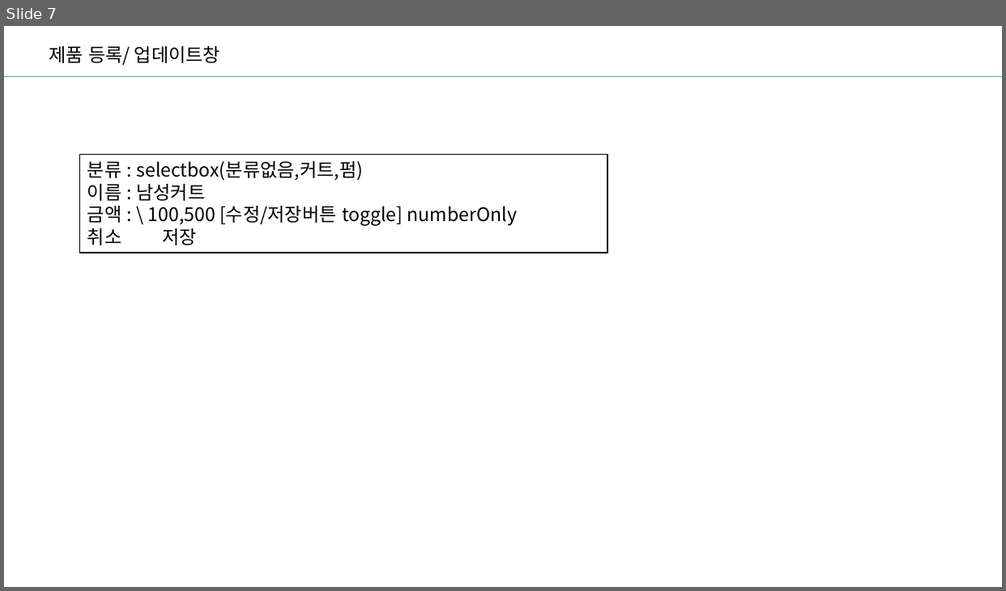
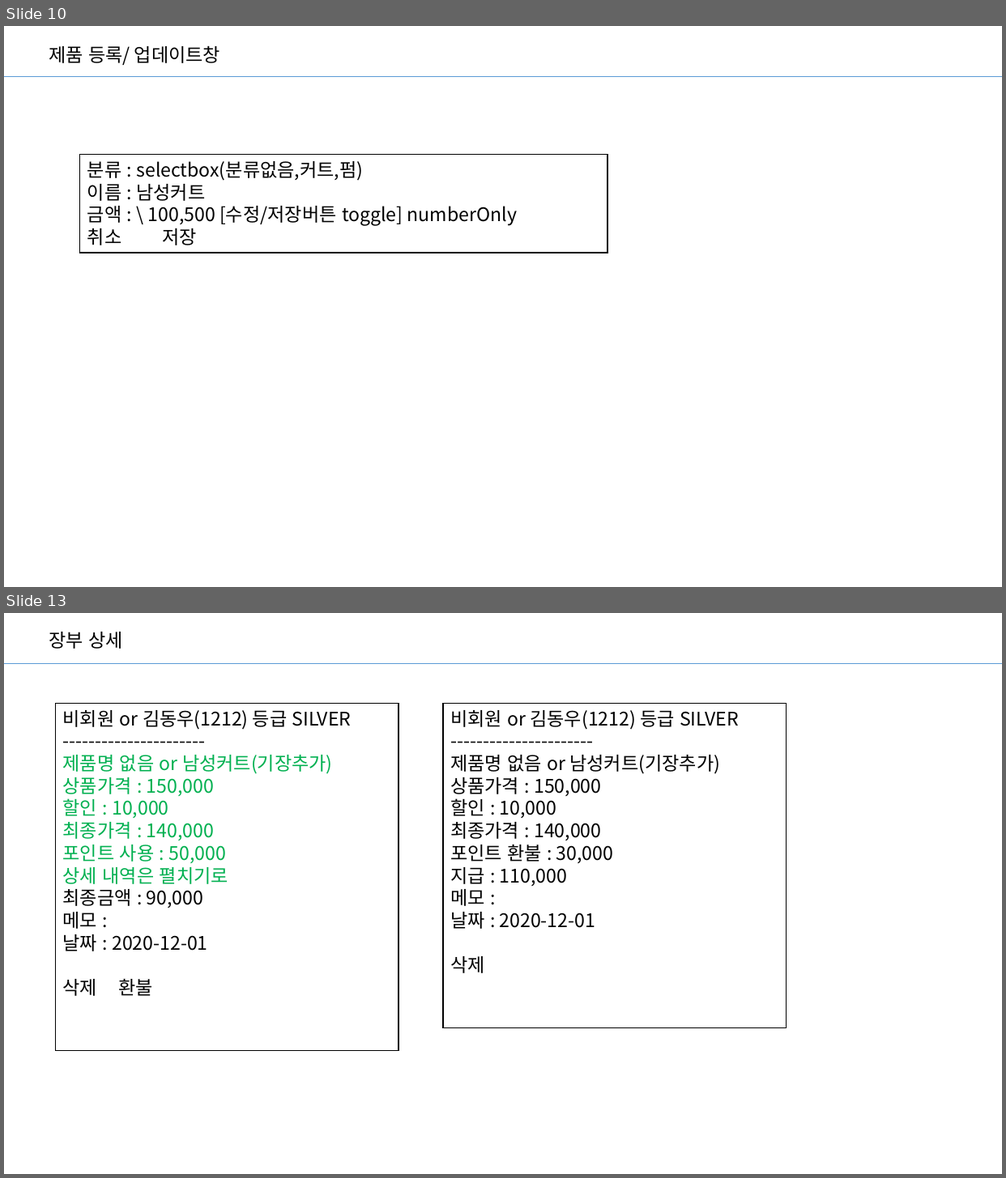
Before and after one commit to kimdongwoowoo/aura-hair, a slide deck: Aura UX.pptx. Shown one above the other, each under a label of ours: slide 7 before the commit, slides 10 and 13 after it; the slides between them are not shown. The pictures are 1006x591 and 1006x1178 pixels, drawn with LibreOffice and Linux fonts; fonts in the diff are those of the drawing. Boxes give left, top, right and bottom in pixels: in the first picture for what was removed or moved away, otherwise in the second. Text is boxed around its words. In the diff, an @@ line names an element or a change of style, - is before the commit and + after.

Commit message:
장부 등록

```diff
--- a/Aura UX.pptx
+++ b/Aura UX.pptx
@@ slide 13 added at [4,613,1002,1174], background #FFFFFF @@
@@ text added at [49,632,123,649], 18 pt, text #000000 @@
+장부 상세
@@ line added from (4, 663) to (1002, 663), #5B9BD5 0.5 pt @@
@@ rectangle added at [56,704,398,1051], fill #FFFFFF, outline #000000 1 pt, 18 pt, text #000000 @@
+비회원 or 김동우(1212) 등급 SILVER
+----------------------
+제품명 없음 or 남성커트(기장추가)
+상품가격 : 150,000
+할인 : 10,000
+최종가격 : 140,000
+포인트 사용 : 50,000
+상세 내역은 펼치기로
+최종금액 : 90,000
+메모 :
+날짜 : 2020-12-01
+삭제 환불
@@ rectangle added at [444,704,786,1029], fill #FFFFFF, outline #000000 1 pt, 18 pt, text #000000 @@
+비회원 or 김동우(1212) 등급 SILVER
+----------------------
+제품명 없음 or 남성커트(기장추가)
+상품가격 : 150,000
+할인 : 10,000
+최종가격 : 140,000
+포인트 환불 : 30,000
+지급 : 110,000
+메모 :
+날짜 : 2020-12-01
+삭제
@@ what was slide 7 is now slide 10 @@
```
Also in this commit, not shown: 2 slides changed, 3 other slides added, 5 other files.
